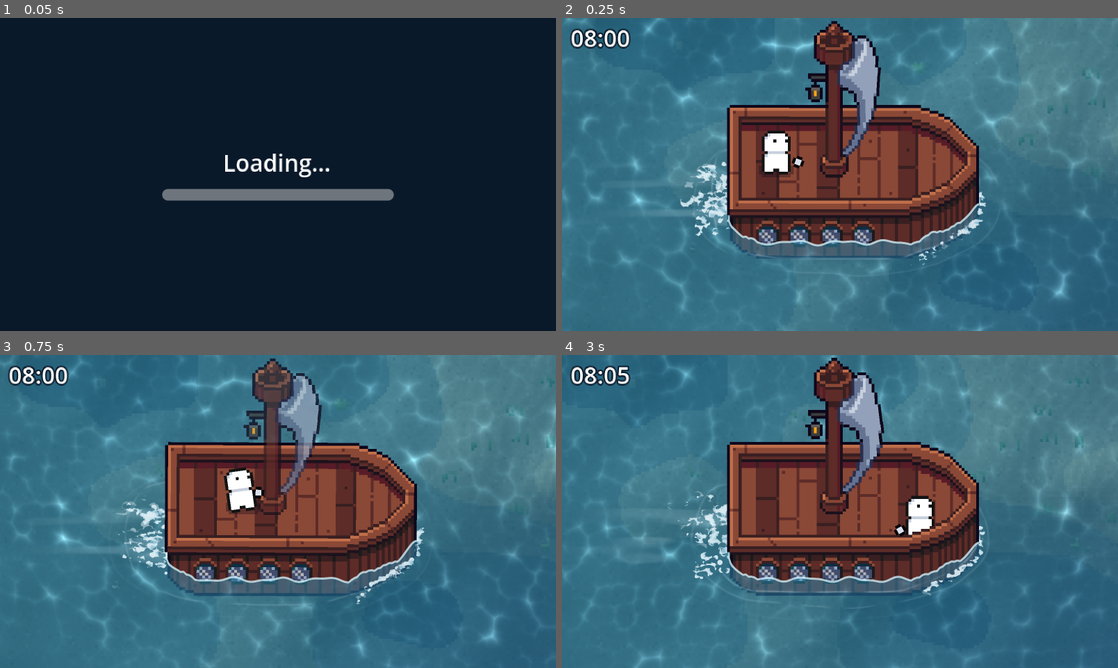
Above: before the commit, frames 1-4 (two rows, left to right).
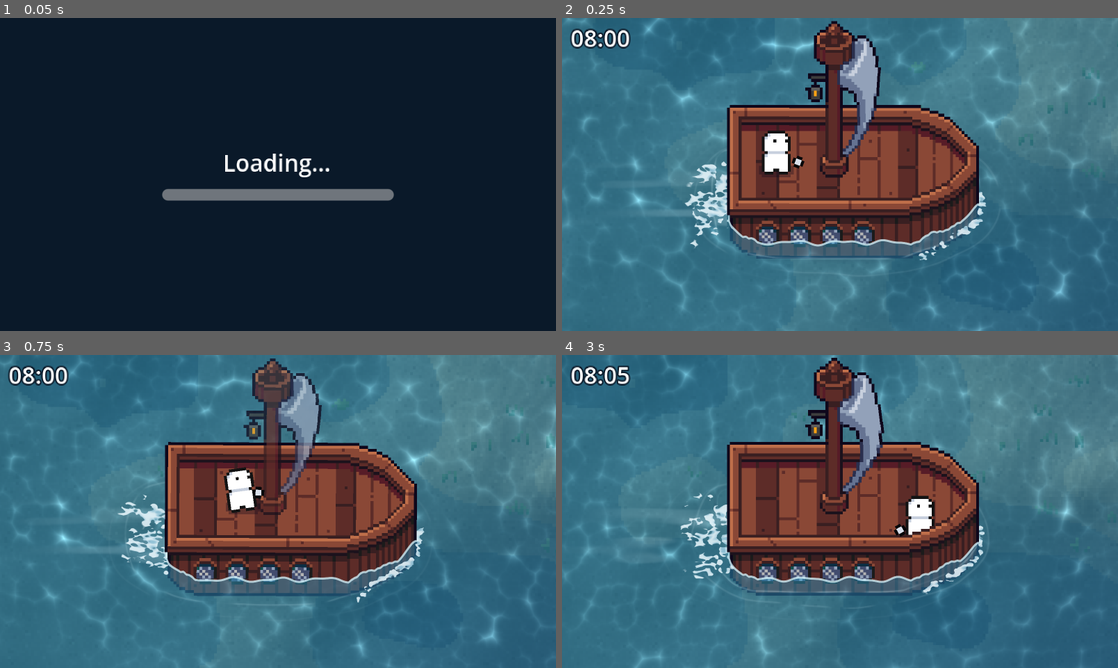
Above: after the commit, the same moments.

Repository: megalodooon/fishing-game
Game: Godot game, scene res://ui/loading/loading_screen.tscn
Two runs of this game, one before a commit and one after it. Both use one fixed random seed, a clock stepped at 60 frames per second and the inputs below.
Inputs (mouse positions are in pixels of both pictures, inside the frame that each line leads up to):
- Up to frame 1 (0.05 s): no input
- Up to frame 2 (0.25 s): no input
- Up to frame 3 (0.75 s): move the mouse to (400, 495) at 0.52 s; hold D (right) from 0.53 s (still down); hold Up (anchor) from 0.53 s (still down)
- Up to frame 4 (3 s): move the mouse to (728, 527) at 1.27 s; release D (right) at 1.28 s; release Up (anchor) at 1.28 s; hold S (down) 1.28-2.03 s; click (728, 527) at 1.35 s; move the mouse to (895, 442) at 2.02 s; hold D (right) 2.03-2.78 s; hold Up (anchor) 2.03-2.78 s; move the mouse to (812, 574) at 2.77 s; hold Right (speed_up) from 2.78 s (still down); click (812, 574) at 2.85 s

Frame 1 is identical in both runs. In frame 2, 0.4% of the frame differs, in the area x 21-77%, y 45-80%; in frame 3, 0.5%, in the area x 20-77%, y 44-80%; in frame 4, 0.5%.

Commit message:
Add web export with GitHub Pages deployment
- Web export preset (single-threaded, no special server headers needed)
  and a workflow that exports with Godot 4.7.2 and deploys to Pages on
  every push to main.
- Web keeps the 192x108 view with integer scaling and black bars instead
  of showing the empty area around the ocean.
- Foam reads its particle density from the red channel instead of alpha.
  Identical on desktop (verified pixel-for-pixel); the web renderer does
  not accumulate alpha inside canvas groups, which made the foam thin.

Co-Authored-By: Claude Opus 5.5 <noreply@anthropic.com>

Diff:
--- a/godot/boat/effects/foam.gdshader
+++ b/godot/boat/effects/foam.gdshader
@@ -22,7 +22,7 @@
 }
 
 void fragment() {
-	float density = textureLod(screen_texture, SCREEN_UV, 0.0).a;
+	float density = textureLod(screen_texture, SCREEN_UV, 0.0).r;
 	if (density * 1.25 <= threshold) {
 		COLOR = vec4(0.0);
 	} else {
--- a/godot/project.godot
+++ b/godot/project.godot
@@ -20,6 +20,7 @@
 window/size/viewport_height=108
 window/stretch/mode="canvas_items"
 window/stretch/aspect="expand"
+window/stretch/aspect.web="keep"
 window/stretch/scale_mode="integer"
 mouse_cursor/custom_image="uid://bv8q5j1fuyyt4"
 
Not shown, added: godot/export_presets.cfg
Not shown, added: .github/workflows/deploy-web.yml
Not shown, added: .gitignore
